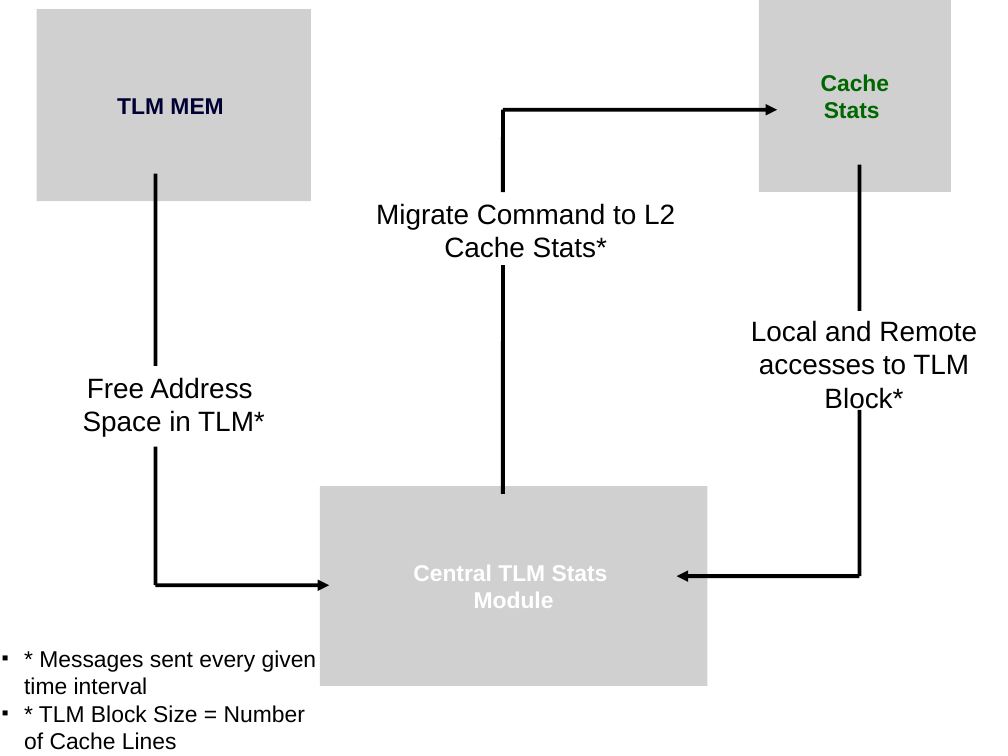
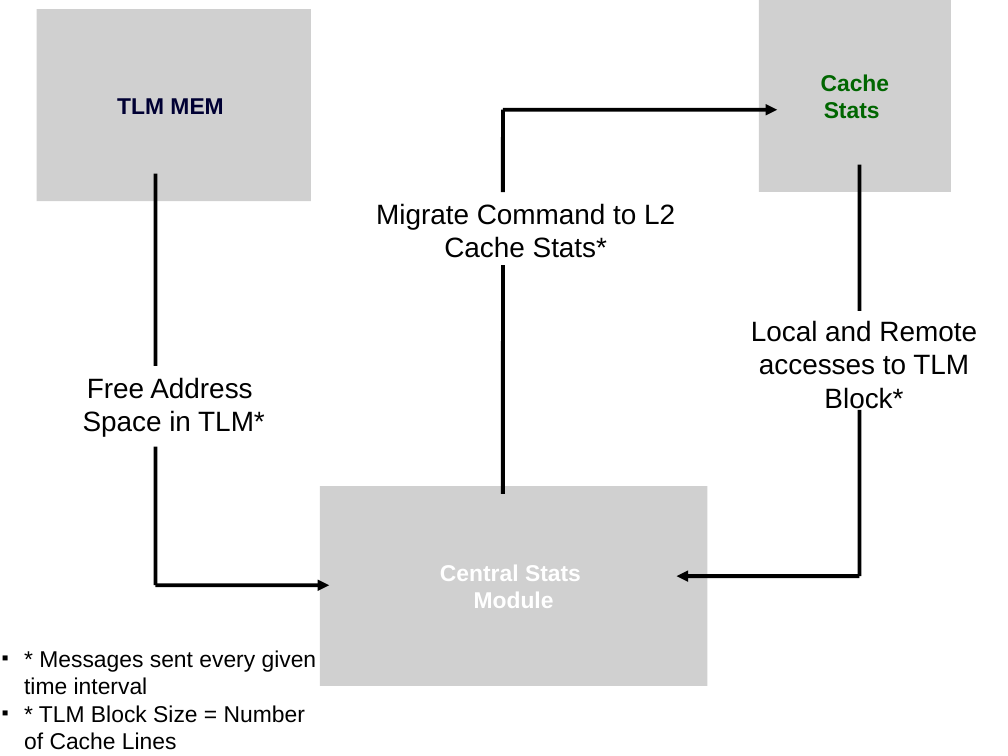
Before and after one commit to brekhna/thesis, a slide deck: slide 1 of Desktop/thesis/approachOfSolution.odp. Drawn at 1008x756 pixels with LibreOffice and Linux fonts; fonts in the diff are those of the drawing; grey boxes stand for pictures. Boxes give left, top, right and bottom in pixels: in the first picture for what was removed or moved away, otherwise in the second. Text is boxed around its words. In the diff, an @@ line names an element or a change of style, - is before the commit and + after.

```diff
--- a/Desktop/thesis/approachOfSolution.odp
+++ b/Desktop/thesis/approachOfSolution.odp
@@ text in picture at bbox=[440, 565, 581, 581]: text changed @@
-Central TLM Stats
+Central Stats
```
Also in this commit, not shown: 14 other files.
